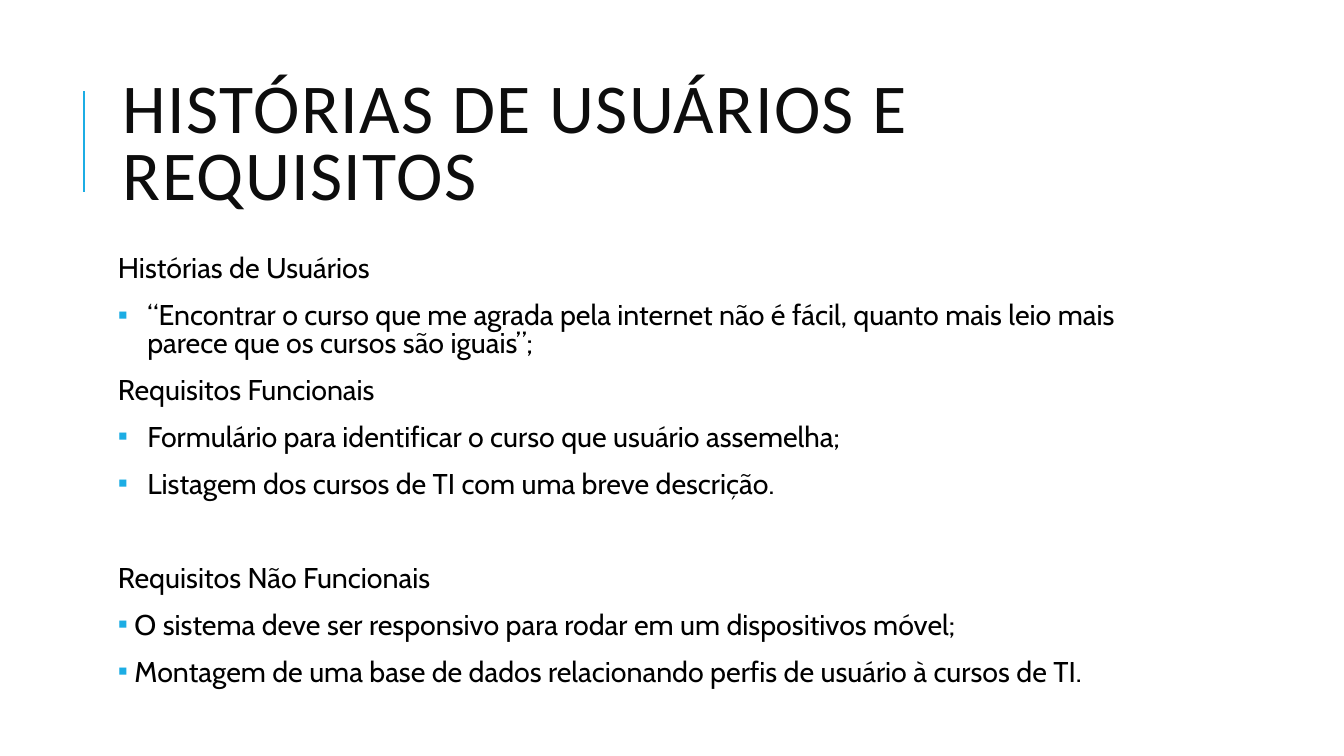
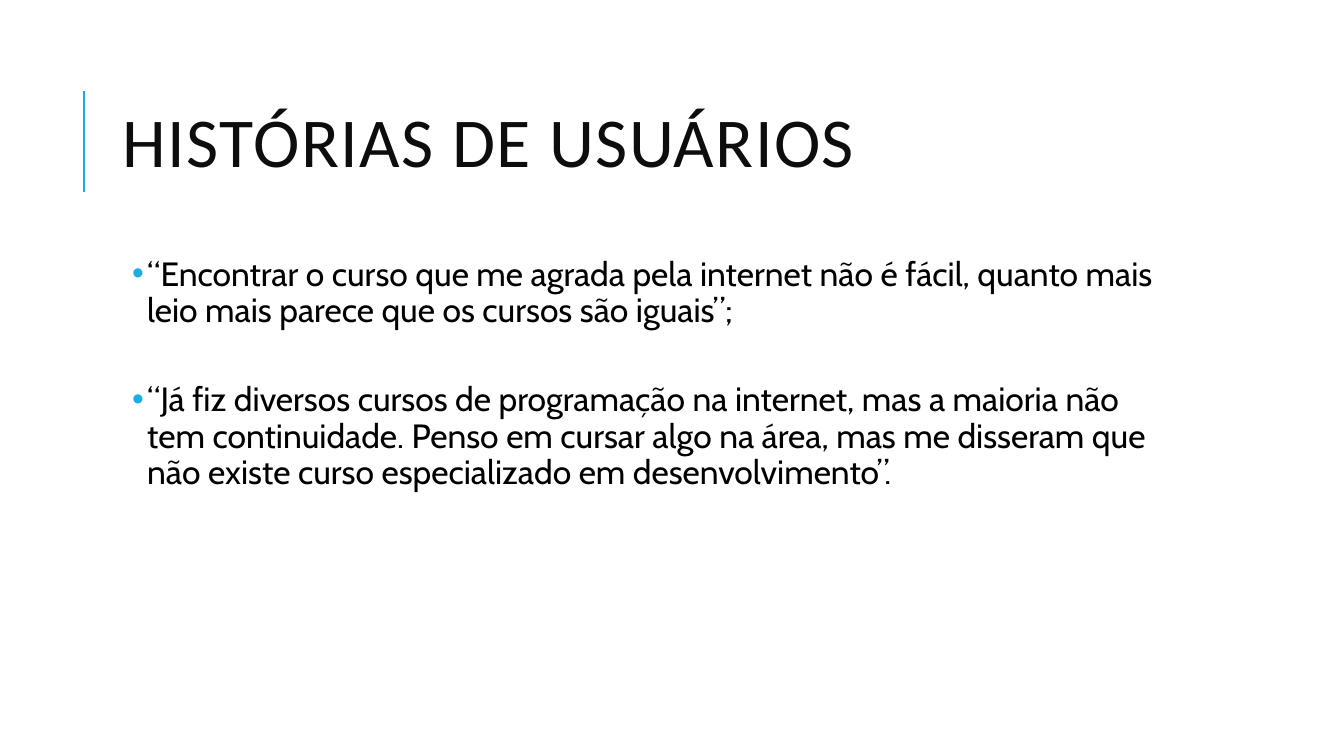
Before and after one commit to ICEI-PUC-Minas-PPLES-TI/plf-es-2022-1-ti1-7946100-01-g5-entedimento-das-areas-de-ti, a slide deck: slide 5 of docs/apresentacao/apresentacao 1.pptx (slide 6 before the commit). Drawn at 1344x756 pixels with LibreOffice and Linux fonts; fonts in the diff are those of the drawing. Boxes give left, top, right and bottom in pixels: in the first picture for what was removed or moved away, otherwise in the second. Text is boxed around its words. In the diff, an @@ line names an element or a change of style, - is before the commit and + after.

```diff
--- a/docs/apresentacao/apresentacao 1.pptx
+++ b/docs/apresentacao/apresentacao 1.pptx
@@ title at [123,109,854,168]: text changed @@
-HISTÓRIAS DE USUÁRIOS E REQUISITOS
+HISTÓRIAS DE USUÁRIOS
@@ text at [118,256,370,279]: paragraph removed @@
-Histórias de Usuários
@@ text at [147,260,1153,330]: size 20.4 to 24 pt in "“Encontrar o curso que me agrada pela ..."; bullet ▪ to •; list level 1 to 2 in "“Encontrar o curso que me ..."; line spacing 0.8 to 0.9 @@
@@ text at [147,385,1146,492]: text changed; size 20.4 to 24 pt @@
-Requisitos Funcionais
-▪ Formulário para identificar o curso que usuário assemelha;
-▪ Listagem dos cursos de TI com uma breve descrição.
-Requisitos Não Funcionais
-▪ O sistema deve ser responsivo para rodar em um dispositivos móvel;
-▪ Montagem de uma base de dados relacionando perfis de usuário à cursos de TI.
+  • “Já fiz diversos cursos de programação na internet, mas a maioria não tem continuidade. Penso em cursar algo na área, mas me disseram que não existe curso especializado em desenvolvimento”.
```
Also in this commit, not shown: 5 other slides changed, 1 slide added, 1 other file.
